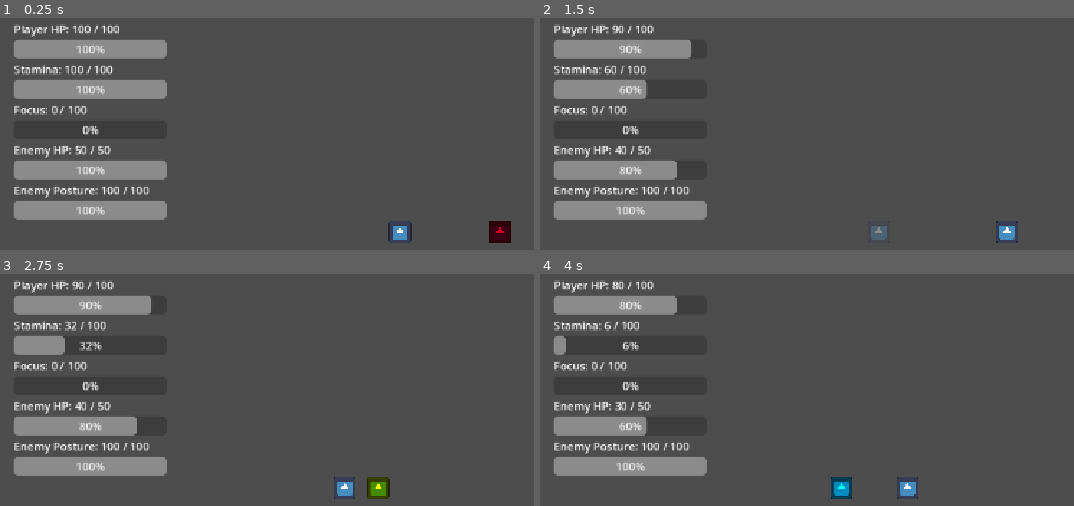
Above: before the commit, frames 1-4 (two rows, left to right).
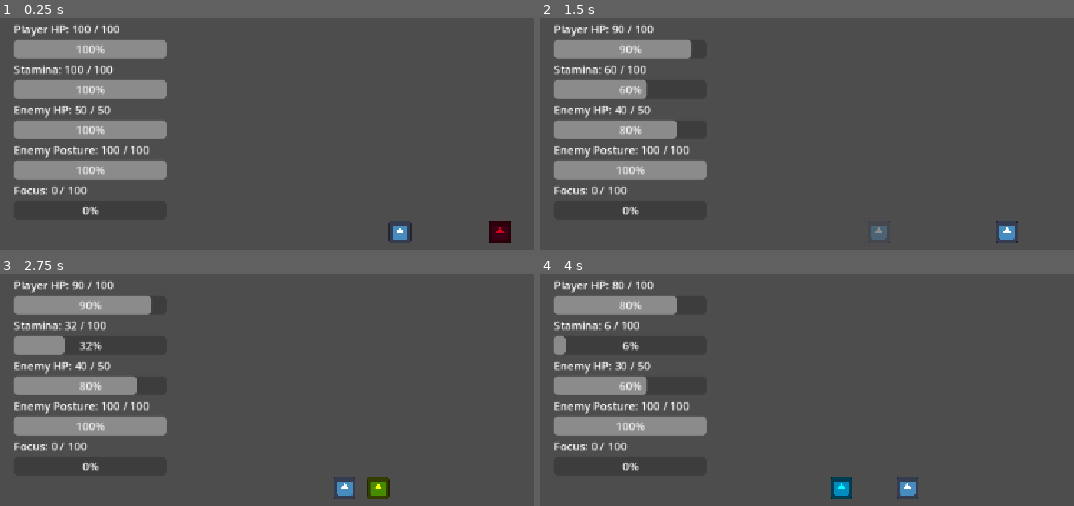
Above: after the commit, the same moments.

Repository: shanwinder/lastblade
Game: Godot game, scene res://scenes/main/Main.tscn
Two runs of this game, one before a commit and one after it. Both use one fixed random seed, a clock stepped at 60 frames per second and the inputs below. The engine's default icon, where the game draws it, is replaced by a stand-in: a white triangle on a blue panel in a dark square.
Inputs:
- Up to frame 1 (0.25 s): no input
- Up to frame 2 (1.5 s): hold Right (ui_right) 0.53-1.28 s; tap J (attack) at 0.6 s; tap K (dash) at 0.8, 1.35 s; hold Left (ui_left) from 1.28 s (still down)
- Up to frame 3 (2.75 s): tap L (parry) at 1.55, 2.1 s; release Left (ui_left) at 2.03 s; hold Right (ui_right) from 2.03 s (still down); tap J (attack) at 2.3 s
- Up to frame 4 (4 s): tap J (attack) at 2.85 s; tap K (dash) at 3.05, 3.6 s; release Right (ui_right) at 3.53 s; hold Left (ui_left) from 3.53 s (still down); tap L (parry) at 3.8 s

The runs differ from the first frame. In frame 1, 5.8% of the frame differs, in the area x 2-32%, y 37-88%; in frame 2, 5.9%; in frame 3, 5.9%; in frame 4, 5.9%.

Commit message:
Add enemy heavy attack (heavy slash)
Introduce a heavy attack to EnemyDummy: new exported params (chance, damage, windup, active time, cooldown bonus), per-attack current_* state variables, and choose_attack_pattern() to pick normal vs heavy. attack() now uses the chosen pattern (with randomized start), shows different warning colors, and respects per-attack windup/active/cooldown. Parry only succeeds for parryable attacks. Also added debug prints. Minor tidy: small comment/indent fix in player.gd and reordered FocusLabel/FocusBar nodes in Main.tscn.

Diff:
--- a/last-blade-trial/EnemyDummy.gd
+++ b/last-blade-trial/EnemyDummy.gd
@@ -32,6 +32,29 @@
 # เวลารอระหว่างการโจมตีแต่ละครั้ง
 @export var attack_cooldown: float = 1.2
 
+# =========================
+# ค่าของท่าโจมตีแบบหนัก
+# =========================
+
+# โอกาสที่ศัตรูจะเลือกใช้ท่าโจมตีหนัก
+# 0.35 = ประมาณ 35% ของการโจมตีทั้งหมด
+@export var heavy_attack_chance: float = 0.35
+
+# ดาเมจของท่าโจมตีหนัก
+# ท่านี้แรงกว่าปกติ เพื่อบังคับให้ผู้เล่นต้อง Dash หลบ
+@export var heavy_attack_damage: int = 18
+
+# เวลาก่อนท่าโจมตีหนักจะออกจริง
+# นานกว่าท่าปกติ เพื่อให้ผู้เล่นมีเวลาอ่านท่า
+@export var heavy_attack_windup_time: float = 0.65
+
+# ระยะเวลาที่ Hitbox ของท่าโจมตีหนักเปิดอยู่
+@export var heavy_attack_active_time: float = 0.24
+
+# เวลาพักเพิ่มหลังใช้ท่าโจมตีหนัก
+# เพื่อให้ท่าหนักมีช่องว่างให้ผู้เล่นสวนกลับ
+@export var heavy_attack_cooldown_bonus: float = 0.35
+
 # ระยะเวลาที่ศัตรูชะงักเมื่อถูก Parry
 @export var stagger_time: float = 0.45
 
@@ -142,6 +165,27 @@
 # เพื่อป้องกันดาเมจซ้ำจากการโจมตีครั้งเดียว
 var has_hit_player: bool = false
 
+# ชื่อท่าที่ศัตรูกำลังใช้ในรอบนี้
+# ใช้สำหรับ debug และแยก logic ของท่าโจมตี
+var current_attack_name: String = "normal_slash"
+
+# ดาเมจของท่าปัจจุบัน
+# จะถูกตั้งค่าทุกครั้งก่อนเริ่มโจมตี
+var current_attack_damage: int = 10
+
+# เวลาก่อนโจมตีจริงของท่าปัจจุบัน
+var current_attack_windup_time: float = 0.35
+
+# ระยะเวลาที่ Hitbox เปิดของท่าปัจจุบัน
+var current_attack_active_time: float = 0.18
+
+# cooldown ของท่าปัจจุบัน
+var current_attack_cooldown: float = 1.2
+
+# ท่าปัจจุบันสามารถ Parry ได้หรือไม่
+# Normal Slash = true, Heavy Slash = false
+var current_attack_can_be_parried: bool = true
+
 # ใช้ยกเลิก attack coroutine เก่าที่ค้างอยู่
 # ทุกครั้งที่เริ่ม attack ใหม่หรือถูก parry เราจะเพิ่มค่านี้
 var attack_sequence_id: int = 0
@@ -158,6 +202,9 @@
 
 
 func _ready() -> void:
+	# สุ่มค่าเริ่มต้น เพื่อให้การเลือกท่าโจมตีไม่ซ้ำแบบเดิมทุกครั้งที่เปิดเกม
+	randomize()
+
 	# ตั้งเลือดเริ่มต้นของศัตรู
 	current_hp = max_hp
 
@@ -245,12 +292,58 @@
 	# ส่งค่า HP และ Posture ของศัตรูไปให้ HUD
 	enemy_stats_changed.emit(current_hp, max_hp, current_posture, max_posture)
 
+func choose_attack_pattern() -> void:
+	# สุ่มเลข 0.0 ถึง 1.0 เพื่อเลือกว่าจะใช้ท่าปกติหรือท่าหนัก
+	var roll: float = randf()
+
+	# ถ้าสุ่มได้น้อยกว่าโอกาสท่าหนัก ให้ใช้ Heavy Slash
+	if roll < heavy_attack_chance:
+		current_attack_name = "heavy_slash"
+
+		# ท่าหนักแรงกว่า
+		current_attack_damage = heavy_attack_damage
+
+		# ท่าหนักมี wind-up นานกว่า เพื่อให้ผู้เล่นอ่านท่า
+		current_attack_windup_time = heavy_attack_windup_time
+
+		# ท่าหนักเปิด Hitbox นานกว่านิดหนึ่ง
+		current_attack_active_time = heavy_attack_active_time
+
+		# ท่าหนักมี cooldown เพิ่ม เพื่อเปิดช่องให้ผู้เล่นสวนกลับ
+		current_attack_cooldown = attack_cooldown + heavy_attack_cooldown_bonus
+
+		# ท่าหนัก Parry ไม่ได้ ผู้เล่นควร Dash หลบ
+		current_attack_can_be_parried = false
+
+		print("Enemy chose HEAVY SLASH! Dash required.")
+	else:
+		current_attack_name = "normal_slash"
+
+		# ท่าปกติใช้ดาเมจเดิม
+		current_attack_damage = attack_damage
+
+		# ท่าปกติใช้ wind-up เดิม
+		current_attack_windup_time = attack_windup_time
+
+		# ท่าปกติใช้ active time เดิม
+		current_attack_active_time = attack_active_time
+
+		# ท่าปกติใช้ cooldown เดิม
+		current_attack_cooldown = attack_cooldown
+
+		# ท่าปกติ Parry ได้
+		current_attack_can_be_parried = true
+
+		print("Enemy chose NORMAL SLASH! Parry possible.")
 
 func attack() -> void:
 	# ถ้ากำลังเตรียมโจมตี / กำลังโจมตี / กำลังชะงัก / ยังไม่พร้อมโจมตี ห้ามเริ่มโจมตีใหม่
 	if is_winding_up or is_attacking or is_staggered or not can_attack:
 		return
 
+	# เลือก pattern การโจมตีของรอบนี้ก่อนเริ่มโจมตี
+	choose_attack_pattern()
+
 	# ล็อกไม่ให้เริ่มโจมตีซ้อน
 	is_winding_up = true
 	can_attack = false
@@ -262,13 +355,18 @@
 	attack_sequence_id += 1
 	var my_attack_id := attack_sequence_id
 
-	print("Enemy Wind-up!")
-
-	# เปลี่ยนสีเป็นเหลืองเพื่อบอกว่าอีกนิดจะโจมตี
-	sprite_2d.modulate = Color.YELLOW
-
-	# รอช่วงเตรียมโจมตี
-	await get_tree().create_timer(attack_windup_time).timeout
+	print("Enemy Wind-up:", current_attack_name)
+
+	# แสดงสีเตือนตามชนิดท่า
+	if current_attack_can_be_parried:
+		# สีเหลือง = ท่าปกติ Parry ได้
+		sprite_2d.modulate = Color.YELLOW
+	else:
+		# สีส้ม = ท่าหนัก Parry ไม่ได้ ควร Dash หลบ
+		sprite_2d.modulate = Color(1.0, 0.35, 0.0, 1.0)
+
+	# รอช่วงเตรียมโจมตีของท่าปัจจุบัน
+	await get_tree().create_timer(current_attack_windup_time).timeout
 
 	# ถ้าระหว่าง wind-up ถูกยกเลิก เช่น ถูก Parry/Break/ตาย ให้หยุดทันที
 	if my_attack_id != attack_sequence_id or is_dead:
@@ -284,7 +382,7 @@
 	if is_instance_valid(sprite_2d):
 		sprite_2d.modulate = Color.WHITE
 
-	print("Enemy Attack! Hitbox ON")
+	print("Enemy Attack! Hitbox ON:", current_attack_name)
 
 	# เปิด Hitbox ของศัตรูแบบ deferred เพื่อปลอดภัยกับระบบ physics
 	attack_shape.set_deferred("disabled", false)
@@ -301,8 +399,8 @@
 	for area in attack_hitbox.get_overlapping_areas():
 		_try_hit_area(area)
 
-	# รอช่วงที่การโจมตีมีผล
-	await get_tree().create_timer(attack_active_time).timeout
+	# รอช่วงที่การโจมตีมีผลตามท่าปัจจุบัน
+	await get_tree().create_timer(current_attack_active_time).timeout
 
 	# ถ้า attack รอบนี้ถูกยกเลิกระหว่างทาง เช่น ถูก Parry ให้หยุดทันที
 	if my_attack_id != attack_sequence_id or is_dead:
@@ -310,13 +408,13 @@
 
 	# ปิด Hitbox หลังหมดจังหวะโจมตี
 	attack_shape.set_deferred("disabled", true)
-	print("Enemy Hitbox OFF")
+	print("Enemy Hitbox OFF:", current_attack_name)
 
 	# จบสถานะโจมตี
 	is_attacking = false
 
-	# รอ cooldown ก่อนโจมตีครั้งต่อไป
-	await get_tree().create_timer(attack_cooldown).timeout
+	# รอ cooldown ตามท่าปัจจุบันก่อนโจมตีครั้งต่อไป
+	await get_tree().create_timer(current_attack_cooldown).timeout
 
 	# ถ้า attack รอบนี้ถูกยกเลิกไปแล้ว ไม่ต้องเปิด can_attack
 	if my_attack_id != attack_sequence_id or is_dead:
@@ -324,7 +422,6 @@
 
 	# อนุญาตให้โจมตีรอบใหม่
 	can_attack = true
-
 
 func _on_attack_hitbox_area_entered(area: Area2D) -> void:
 	# เมื่อ hitbox ชน area อื่น ให้ส่งไปตรวจในฟังก์ชันกลาง
@@ -362,7 +459,8 @@
 		return
 
 	# เช็กก่อนว่าเป้าหมายมีระบบ Parry หรือไม่
-	if target.has_method("is_parry_active") and target.is_parry_active():
+	# แต่ Parry จะสำเร็จเฉพาะท่าที่อนุญาตให้ Parry ได้เท่านั้น
+	if current_attack_can_be_parried and target.has_method("is_parry_active") and target.is_parry_active():
 		# ถ้า Player กำลัง Parry อยู่ ถือว่า Parry สำเร็จ
 		has_hit_player = true
 		print("Enemy attack was parried!")
@@ -382,10 +480,14 @@
 		# ไม่ทำดาเมจ เพราะถูก Parry
 		return
 
-	# ถ้าไม่ได้ Parry ให้ทำดาเมจตามปกติ
+	# ถ้าผู้เล่นพยายาม Parry ท่าหนัก ให้แจ้งใน console
+	# ท่าหนักออกแบบมาให้ Dash หลบ ไม่ใช่ Parry
+	if not current_attack_can_be_parried and target.has_method("is_parry_active") and target.is_parry_active():
+		print("Heavy Slash cannot be parried! Player should dash.")
+
+	# ถ้าไม่ได้ Parry สำเร็จ ให้ทำดาเมจตามค่าของท่าปัจจุบัน
 	has_hit_player = true
-	target.take_damage(attack_damage)
-
+	target.take_damage(current_attack_damage)
 
 func stagger() -> void:
 	# ถ้ากำลังชะงักอยู่แล้ว ไม่ต้องเริ่มซ้ำ
--- a/last-blade-trial/player.gd
+++ b/last-blade-trial/player.gd
@@ -523,7 +523,7 @@
 	# บันทึกว่า target ตัวนี้โดนไปแล้ว
 	hit_targets.append(target)
 
-		# ถ้า Focus เต็ม และศัตรูเปิดช่องให้ Finisher
+	# ถ้า Focus เต็ม และศัตรูเปิดช่องให้ Finisher
 	# ให้ใช้ Focus Finisher แทนการโจมตีปกติ
 	if has_enough_focus_for_finisher() and target.has_method("can_receive_focus_finisher") and target.can_receive_focus_finisher():
 		# ใช้ Focus ตาม cost ที่กำหนด
--- a/last-blade-trial/scenes/main/Main.tscn
+++ b/last-blade-trial/scenes/main/Main.tscn
@@ -103,12 +103,6 @@
 custom_minimum_size = Vector2(220, 18)
 layout_mode = 2
 
-[node name="FocusLabel" type="Label" parent="HUD/Control/VBoxContainer" unique_id=1389652600]
-layout_mode = 2
-
-[node name="FocusBar" type="ProgressBar" parent="HUD/Control/VBoxContainer" unique_id=668970317]
-layout_mode = 2
-
 [node name="EnemyHPLabel" type="Label" parent="HUD/Control/VBoxContainer" unique_id=1926143112]
 layout_mode = 2
 
@@ -123,6 +117,12 @@
 custom_minimum_size = Vector2(220, 18)
 layout_mode = 2
 
+[node name="FocusLabel" type="Label" parent="HUD/Control/VBoxContainer" unique_id=1389652600]
+layout_mode = 2
+
+[node name="FocusBar" type="ProgressBar" parent="HUD/Control/VBoxContainer" unique_id=668970317]
+layout_mode = 2
+
 [node name="GameResultLabel" type="Label" parent="HUD/Control" unique_id=1110389547]
 custom_minimum_size = Vector2(450, 120)
 layout_mode = 0
